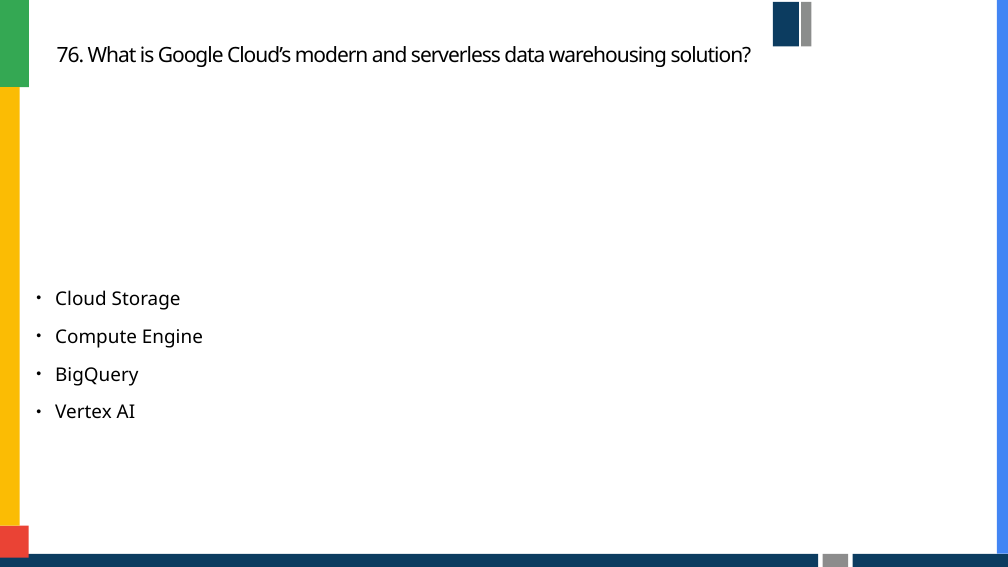
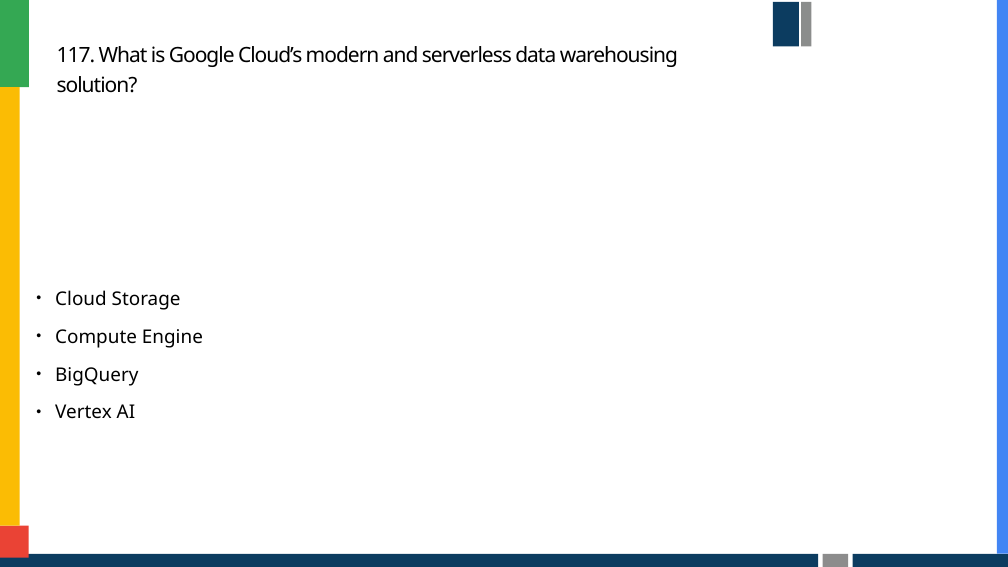
Before and after one commit to foreswearer/quiz, a slide deck: slide 246 of question_pptx/Cloud Digital Leader - Practice questions.pptx (slide 153 before the commit). Drawn at 1008x567 pixels with LibreOffice and Linux fonts; fonts in the diff are those of the drawing; background and template pictures are left out. Boxes give left, top, right and bottom in pixels: in the first picture for what was removed or moved away, otherwise in the second. Text is boxed around its words. In the diff, an @@ line names an element or a change of style, - is before the commit and + after.

```diff
--- a/question_pptx/Cloud Digital Leader - Practice questions.pptx
+++ b/question_pptx/Cloud Digital Leader - Practice questions.pptx
@@ title at box(57, 46, 678, 93): text changed @@
-76. What is Google Cloud’s modern and serverless data warehousing solution?
+117. What is Google Cloud’s modern and serverless data warehousing solution?
```
Also in this commit, not shown: 4 other slides changed, 1 slide added, 1 other file.
